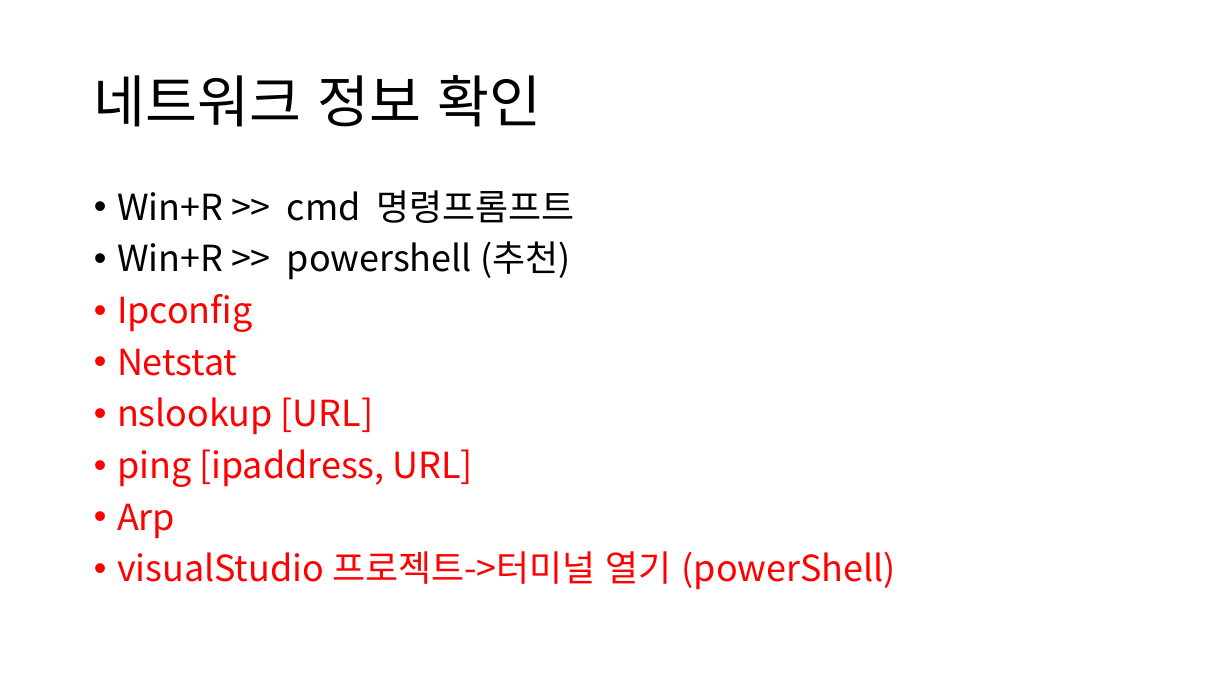
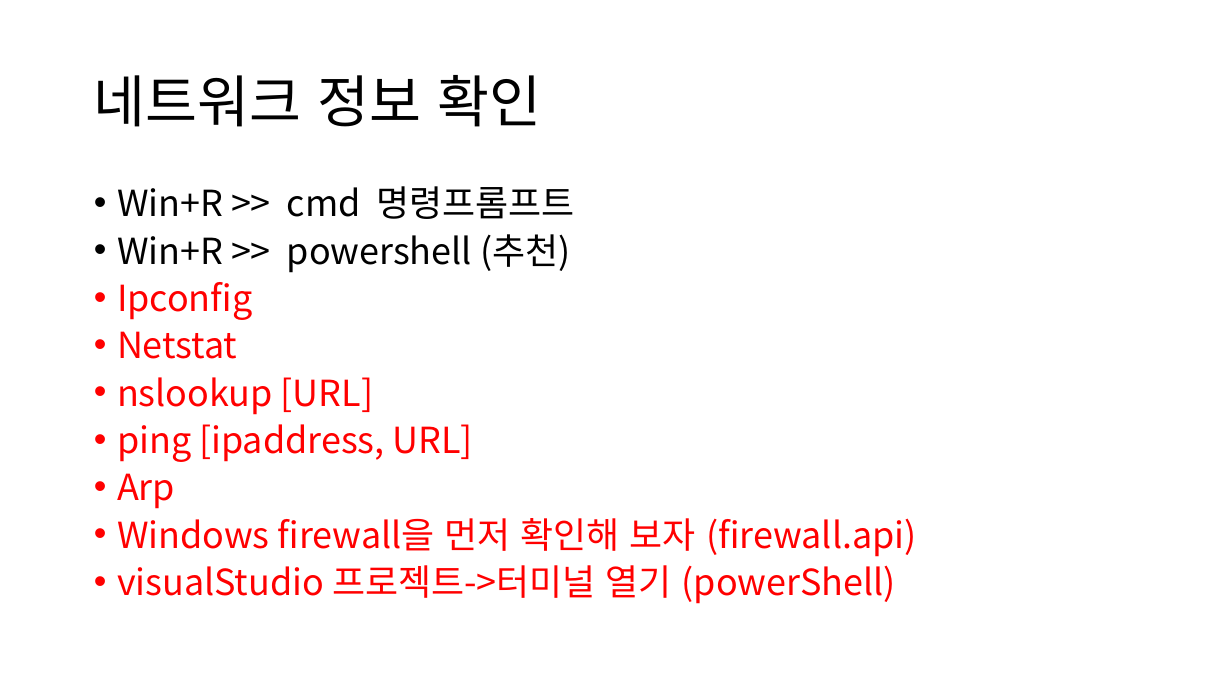
Before and after one commit to JH2516/ServerProgramming-Edu., a slide deck: slide 3 of 5주차 6주차 UDP 프로그래밍.pptx. Drawn at 1232x693 pixels with LibreOffice and Linux fonts; fonts in the diff are those of the drawing. Boxes give left, top, right and bottom in pixels: in the first picture for what was removed or moved away, otherwise in the second. Text is boxed around its words. In the diff, an @@ line names an element or a change of style, - is before the commit and + after.

```diff
--- a/5주차 6주차 UDP 프로그래밍.pptx
+++ b/5주차 6주차 UDP 프로그래밍.pptx
@@ text at box(117, 186, 896, 604): line spacing 0.9 to 0.8 @@
@@ text at box(117, 518, 917, 557): paragraph added @@
+• Windows firewall을 먼저 확인해 보자 (firewall.api)
```
Also in this commit, not shown: 2 other slides changed, 6 other files.
